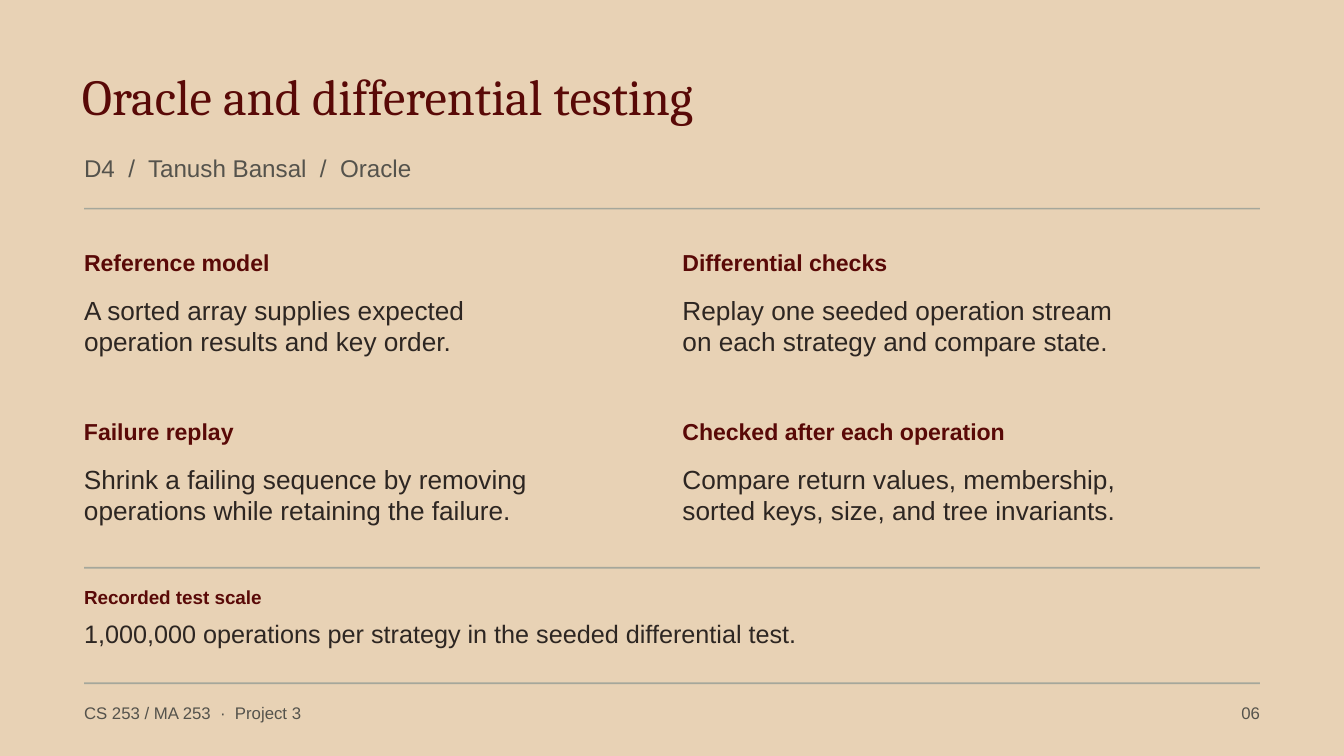
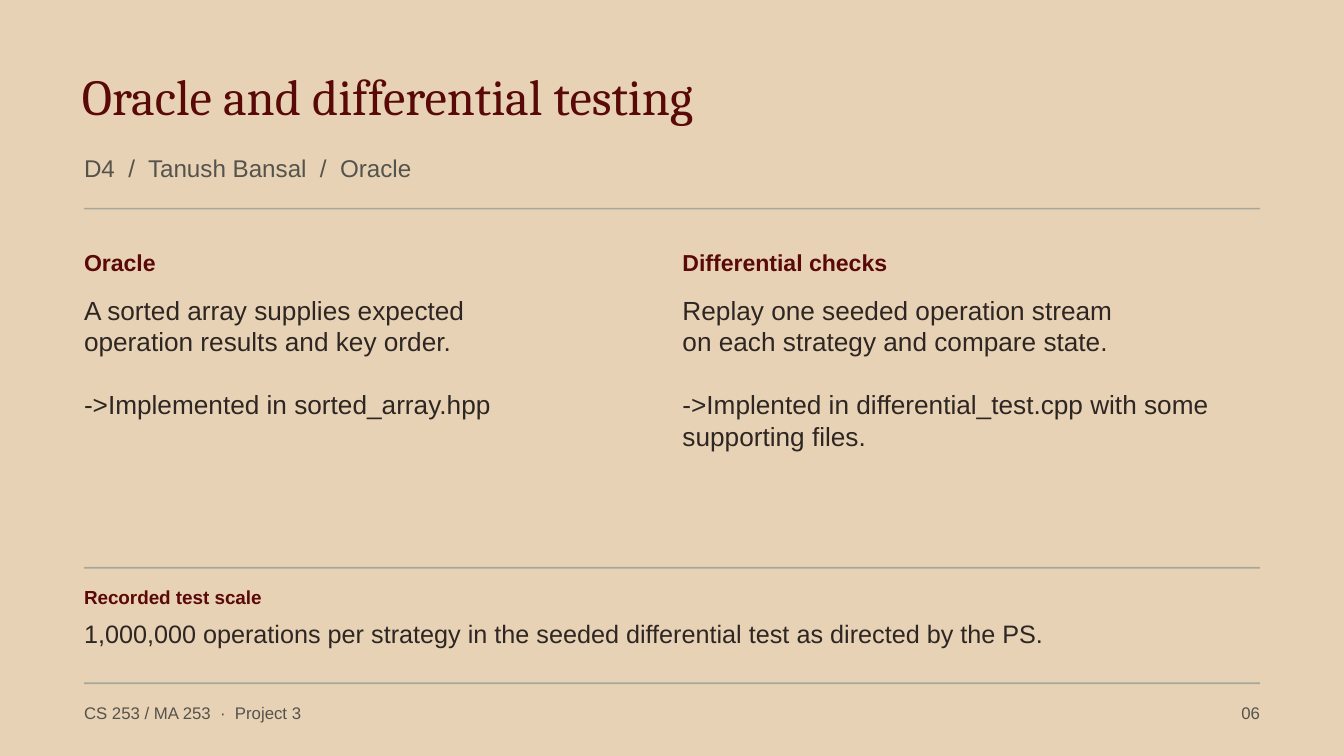
Before and after one commit to godofwar1007/CS253-Randumbs-P03, a slide deck: slide 6 of docs/slides/Project-3.pptx. Drawn at 1344x756 pixels with LibreOffice and Linux fonts; fonts in the diff are those of the drawing. Boxes give left, top, right and bottom in pixels: in the first picture for what was removed or moved away, otherwise in the second. Text is boxed around its words. In the diff, an @@ line names an element or a change of style, - is before the commit and + after.

Commit message:
slides

```diff
--- a/docs/slides/Project-3.pptx
+++ b/docs/slides/Project-3.pptx
@@ text at bbox=[84, 254, 156, 271]: text changed @@
-Reference model
+Oracle
@@ text at bbox=[84, 395, 490, 420]: paragraph added @@
+->Implemented in sorted_array.hpp
@@ text at bbox=[682, 395, 1208, 420]: paragraph added @@
+->Implented in differential_test.cpp with some supporting files.
@@ text removed at bbox=[84, 423, 234, 445] @@
-Failure replay
@@ text removed at bbox=[682, 423, 1005, 445] @@
-Checked after each operation
@@ text removed at bbox=[84, 470, 527, 526] @@
-Shrink a failing sequence by removing
-operations while retaining the failure.
@@ text removed at bbox=[682, 470, 1114, 526] @@
-Compare return values, membership,
-sorted keys, size, and tree invariants.
@@ text at bbox=[84, 624, 1043, 649]: text changed @@
-1,000,000 operations per strategy in the seeded differential test.
+1,000,000 operations per strategy in the seeded differential test as directed by the PS.
```
Also in this commit, not shown: 3 other slides changed, 2 slides added, 1 slide removed.
